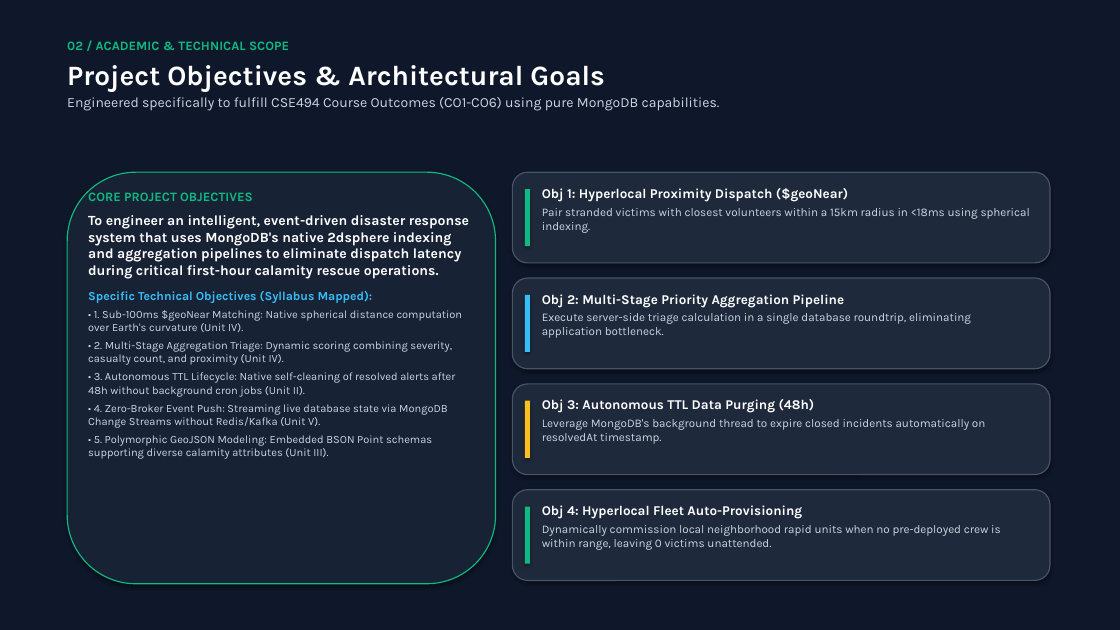
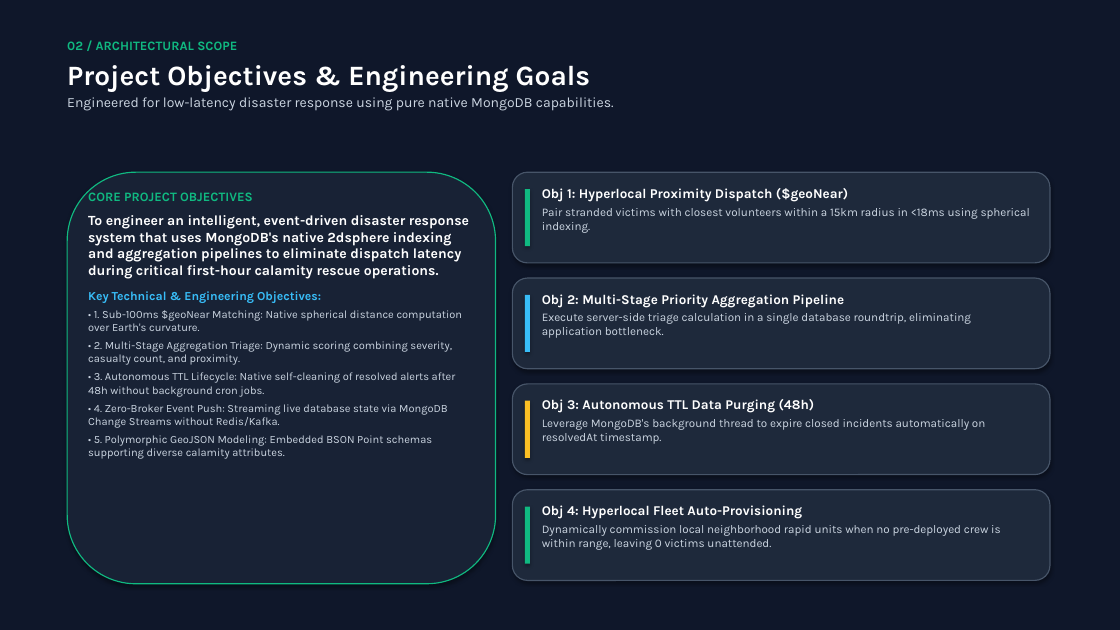
Before and after one commit to Bhupendrasirvi/GeoPulse, a slide deck: slide 3 of GeoPulse_Presentation_Fixed.pptx. Drawn at 1120x630 pixels with LibreOffice and Linux fonts; fonts in the diff are those of the drawing. Boxes give left, top, right and bottom in pixels: in the first picture for what was removed or moved away, otherwise in the second. Text is boxed around its words. In the diff, an @@ line names an element or a change of style, - is before the commit and + after.

Commit message:
refactor: replace course/syllabus references with professional systems engineering terminology

```diff
--- a/GeoPulse_Presentation_Fixed.pptx
+++ b/GeoPulse_Presentation_Fixed.pptx
@@ text at (67,41,614,111): text changed @@
-02 / ACADEMIC & TECHNICAL SCOPE
-Project Objectives & Architectural Goals
-Engineered specifically to fulfill CSE494 Course Outcomes (CO1-CO6) using pure MongoDB capabilities.
+02 / ARCHITECTURAL SCOPE
+Project Objectives & Engineering Goals
+Engineered for low-latency disaster response using pure native MongoDB capabilities.
@@ text at (88,291,463,459): text changed @@
-Specific Technical Objectives (Syllabus Mapped):
-• 1. Sub-100ms $geoNear Matching: Native spherical distance computation over Earth's curvature (Unit IV).
-• 2. Multi-Stage Aggregation Triage: Dynamic scoring combining severity, casualty count, and proximity (Unit IV).
-• 3. Autonomous TTL Lifecycle: Native self-cleaning of resolved alerts after 48h without background cron jobs (Unit II).
-• 4. Zero-Broker Event Push: Streaming live database state via MongoDB Change Streams without Redis/Kafka (Unit V).
-• 5. Polymorphic GeoJSON Modeling: Embedded BSON Point schemas supporting diverse calamity attributes (Unit III).
+Key Technical & Engineering Objectives:
+• 1. Sub-100ms $geoNear Matching: Native spherical distance computation over Earth's curvature.
+• 2. Multi-Stage Aggregation Triage: Dynamic scoring combining severity, casualty count, and proximity.
+• 3. Autonomous TTL Lifecycle: Native self-cleaning of resolved alerts after 48h without background cron jobs.
+• 4. Zero-Broker Event Push: Streaming live database state via MongoDB Change Streams without Redis/Kafka.
+• 5. Polymorphic GeoJSON Modeling: Embedded BSON Point schemas supporting diverse calamity attributes.
```
Also in this commit, not shown: 1 other slide changed, 5 other files.
